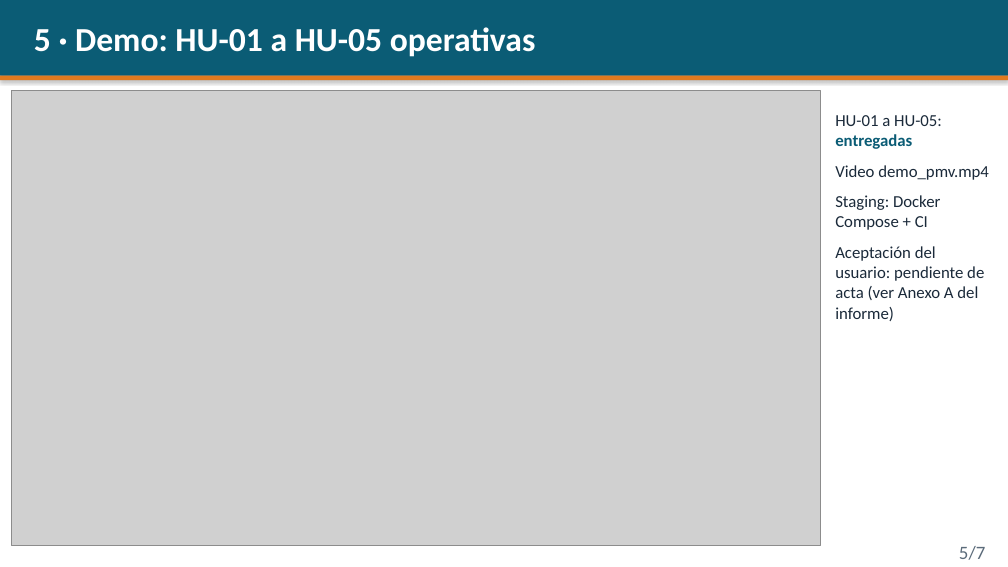
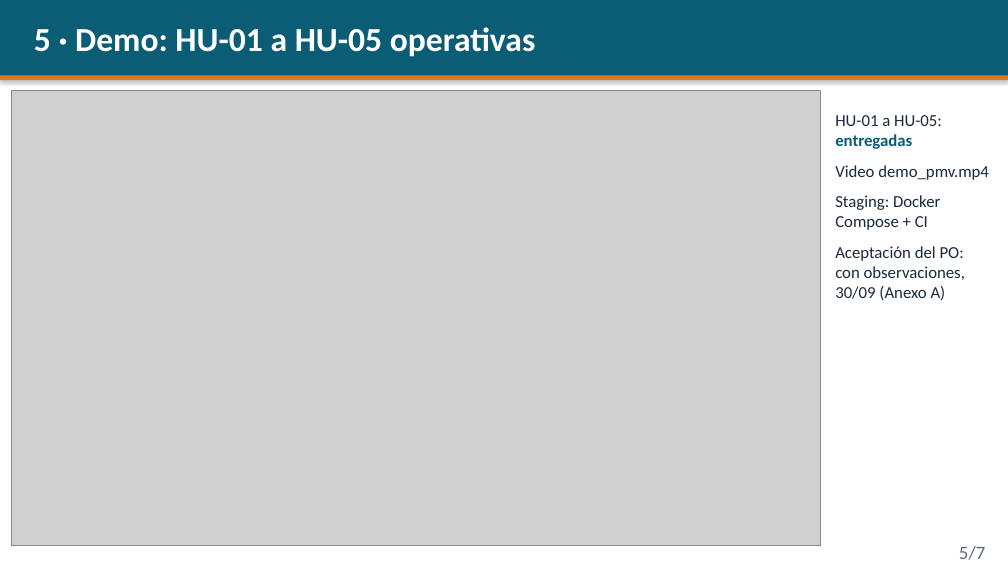
Before and after one commit to woshtsu/ProcesosSoftwareAnemia, a slide deck: slide 5 of exportados/semana-06/Presentacion_Integrador_Anemia_Junin.pptx. Drawn at 1008x567 pixels with LibreOffice and Linux fonts; fonts in the diff are those of the drawing; grey boxes stand for pictures. Boxes give left, top, right and bottom in pixels: in the first picture for what was removed or moved away, otherwise in the second. Text is boxed around its words. In the diff, an @@ line names an element or a change of style, - is before the commit and + after.

Commit message:
S6: cierre del integrador — portada, acta, horas, evidencias y reexportación (0 COMPLETAR)

```diff
--- a/exportados/semana-06/Presentacion_Integrador_Anemia_Junin.pptx
+++ b/exportados/semana-06/Presentacion_Integrador_Anemia_Junin.pptx
@@ text at bbox=[835, 246, 965, 300]: text changed @@
-Aceptación del usuario: pendiente de acta (ver Anexo A del informe)
+Aceptación del PO: con observaciones, 30/09 (Anexo A)
```
Also in this commit, not shown: 8 other files.
